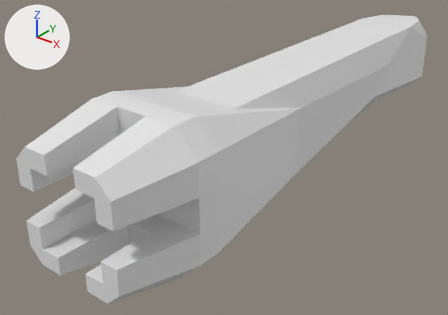
The FBX model Assets/Prefabs/Renegade Hope MkIV.fbx, before and after one commit.
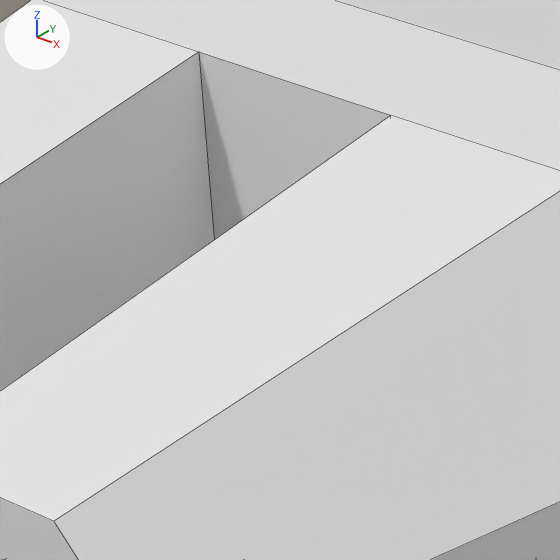
The first picture shows the older version from a camera (50 mm lens) standing at (6.34, -10.79, 4.64) and looking at (-0.85, -1.8, -0.94). The close-ups show both versions on the part from 19% to 38% of the width and 31% to 58% of the height of that picture; other places that the commit changed are outside them. The lights are fixed; the arrows at upper left show +X, +Y and +Z. The close-ups show mesh edges as thin lines. Where no turn or scale is listed for an object, it has been applied to the vertices.

The scene before the commit, as lines of its bpy script (objects in view):
```python
me_space_pirate_ship = bpy.data.meshes.new('Space Pirate Ship')
me_space_pirate_ship.from_pydata(...)  # 110 vertices, 101 faces; spans x -1.29..1.29, y -6.38..5.31, z -1.29..1.29
ob_spaceship = bpy.data.objects.new('Spaceship', me_space_pirate_ship)
ob_spaceship.location = (0.0, 0.0, 0.0)
```
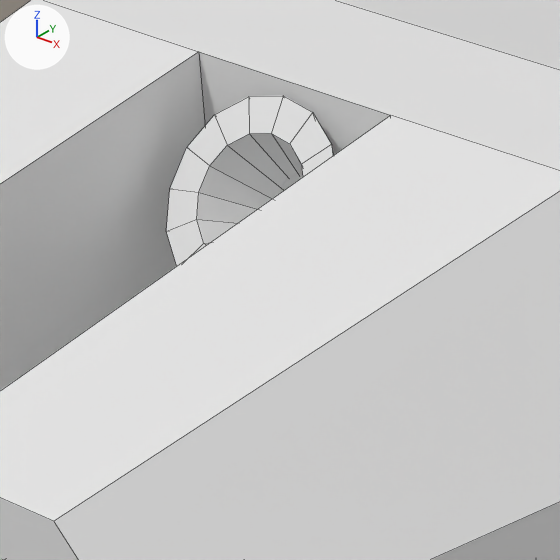
The change, as a diff of the scene's bpy script:
```diff
--- a/Assets/Prefabs/Renegade Hope MkIV.fbx.py
+++ b/Assets/Prefabs/Renegade Hope MkIV.fbx.py
@@ me_cylinder_005 @@
+me_cylinder_005.from_pydata(...)  # 60 vertices, 47 faces; spans x -0.233..0.24, y -0.23..0.145, z -0.135..0.264
@@ ob_thruster_002 @@
+ob_thruster_002 = bpy.data.objects.new('Thruster.002', me_cylinder_005)
+ob_thruster_002.location = (0.0, -5.082, 0.999)
```

Where the change shows, as pixel boxes (x1, y1, x2, y2) in the close-ups (560 x 560 px):
'Thruster.002', added: after (166, 96, 334, 266)
